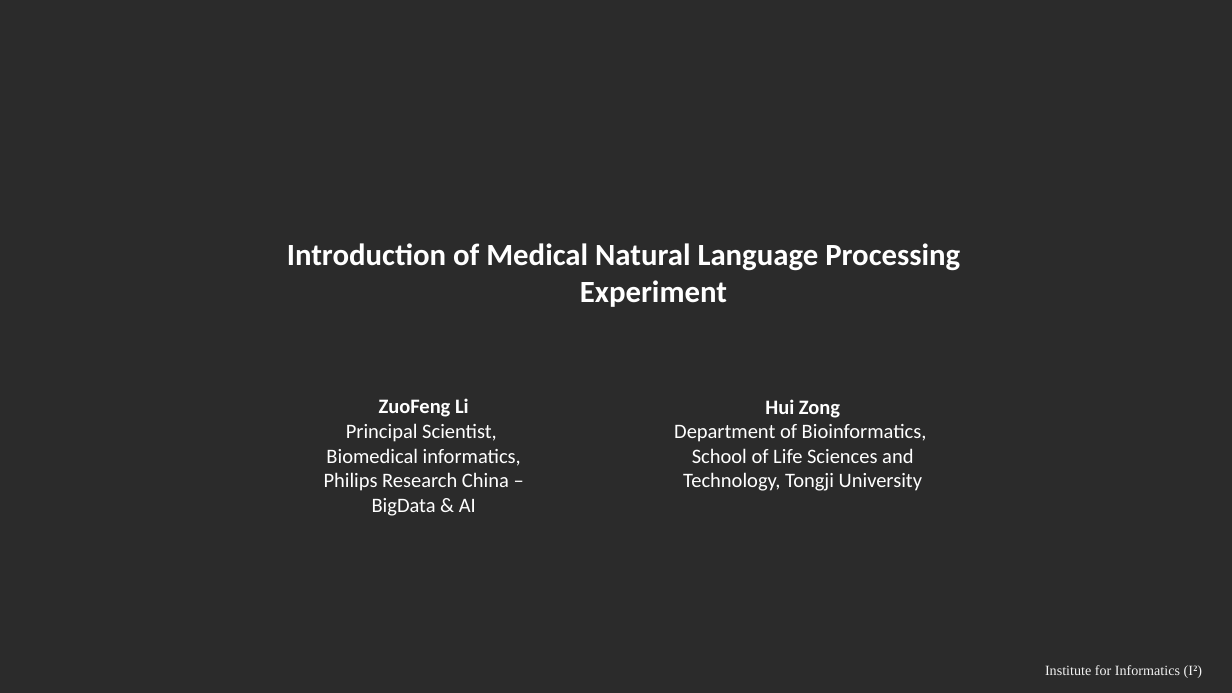
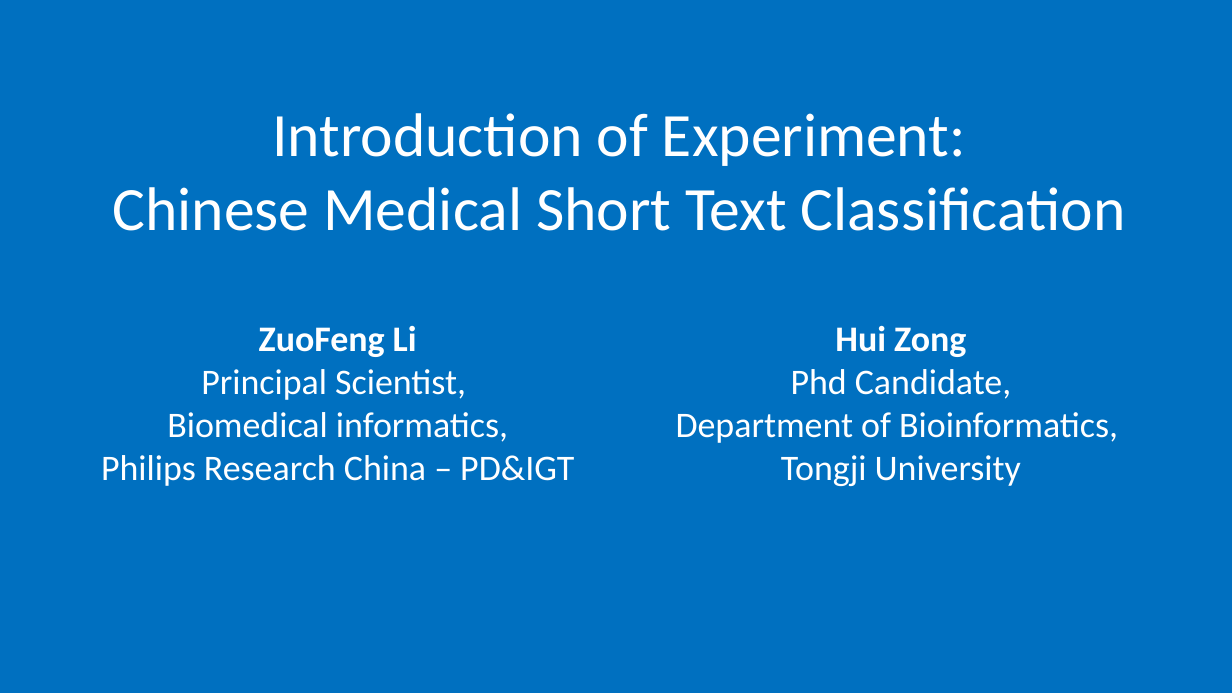
Before and after one commit to zonghui0228/Chinese-Medical-Text-Classification, a slide deck: slide 1 of Chinese_Medical_Text_Classification.pptx. Drawn at 1232x693 pixels with LibreOffice and Linux fonts; fonts in the diff are those of the drawing; background and template pictures are left out; a plain dark background stands for a picture behind light text. Boxes give left, top, right and bottom in pixels: in the first picture for what was removed or moved away, otherwise in the second. Text is boxed around its words. In the diff, an @@ line names an element or a change of style, - is before the commit and + after.

```diff
--- a/Chinese_Medical_Text_Classification.pptx
+++ b/Chinese_Medical_Text_Classification.pptx
@@ background picture (left out) to #0070C0 @@
@@ text added at [113, 113, 1126, 231], 48 pt, text #FFFFFF @@
+Introduction of Experiment:
+Chinese Medical Short Text Classification
@@ text removed at [287, 243, 960, 307] @@
-Introduction of Medical Natural Language Processing
-Experiment
@@ text "ZuoFeng Li": place and size @@
-text "ZuoFeng Li" at [324, 398, 521, 516]
+text "ZuoFeng Li" at [101, 326, 574, 486]
@@ text at [201, 326, 466, 400]: size 16 to 28 pt in "ZuoFeng Li", "Principal Scientist," @@
@@ text "Hui Zong": place and size @@
-text "Hui Zong" at [674, 399, 927, 491]
+text "Hui Zong" at [676, 325, 1118, 486]
@@ text at [676, 325, 1118, 443]: size 16 to 28 pt in "Hui Zong", "Department of Bioinformatics," @@
@@ text at [791, 369, 1011, 399]: paragraph added @@
+Phd Candidate,
@@ text at [101, 412, 574, 486]: text changed; size 16 to 28 pt @@
-Biomedical informatics,
-Philips Research China – BigData & AI
+Biomedical informatics,
+Philips Research China – PD&IGT
@@ text at [781, 455, 1021, 486]: text changed; size 16 to 28 pt @@
-School of Life Sciences and Technology, Tongji University
+Tongji University
@@ text removed at [1045, 665, 1180, 675] @@
-Institute for Informatics (I2)
```
Also in this commit, not shown: 6 other slides changed, 6 slides added, 3 slides removed, 1 other file.
